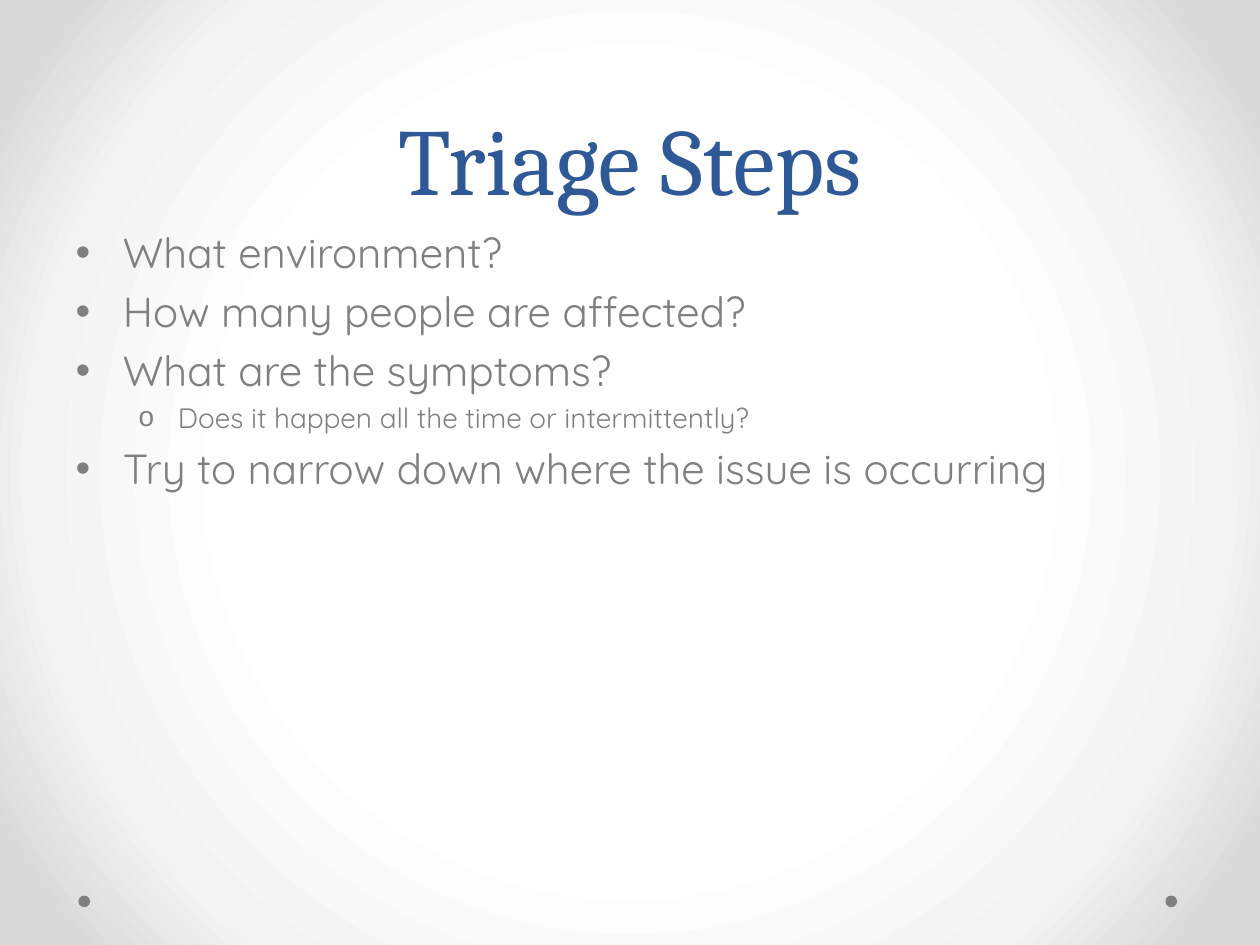
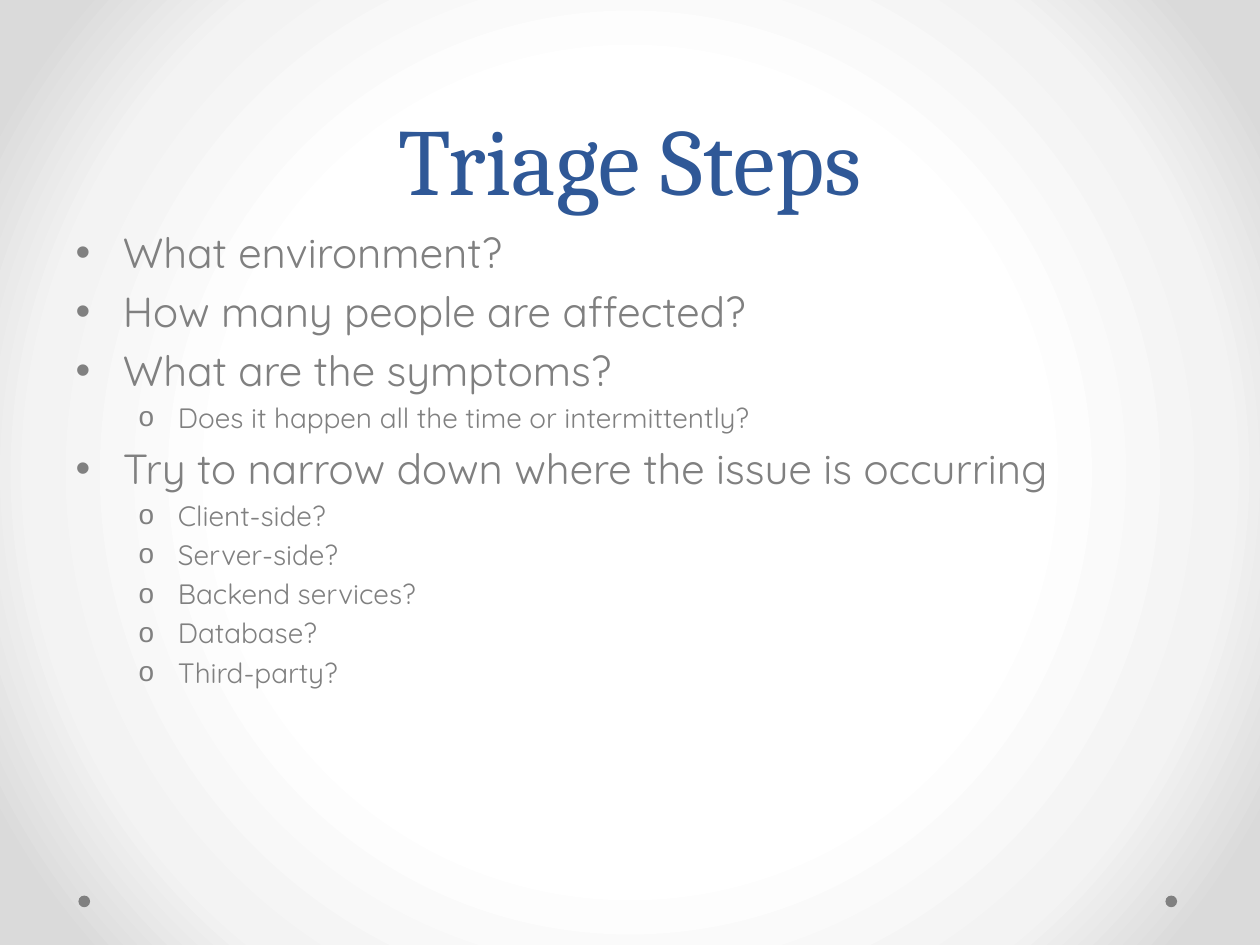
Before and after one commit to RyanHauert/presentations-debugging, a slide deck: slide 3 of Presentation/Production Issues.pptx. Drawn at 1260x945 pixels with LibreOffice and Linux fonts; fonts in the diff are those of the drawing. Boxes give left, top, right and bottom in pixels: in the first picture for what was removed or moved away, otherwise in the second. Text is boxed around its words. In the diff, an @@ line names an element or a change of style, - is before the commit and + after.

```diff
--- a/Presentation/Production Issues.pptx
+++ b/Presentation/Production Issues.pptx
@@ text at (178,505,416,689): paragraphs added @@
+  o Client-side?
+  o Server-side?
+  o Backend services?
+  o Database?
+  o Third-party?
```
Also in this commit, not shown: 2 other slides changed, 4 slides added, 3 other files.
